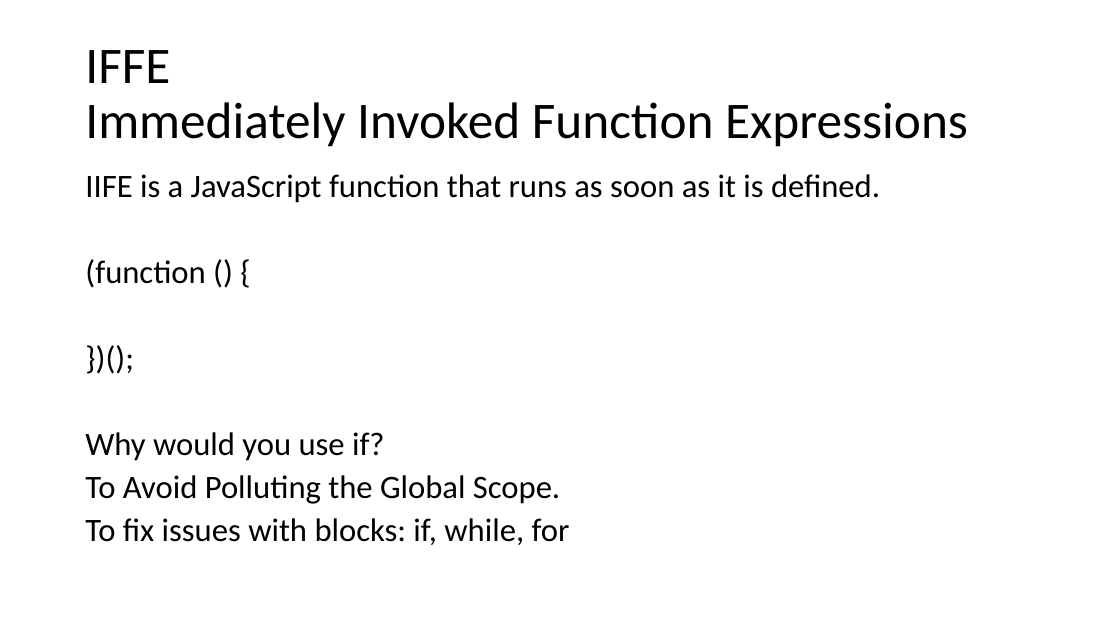
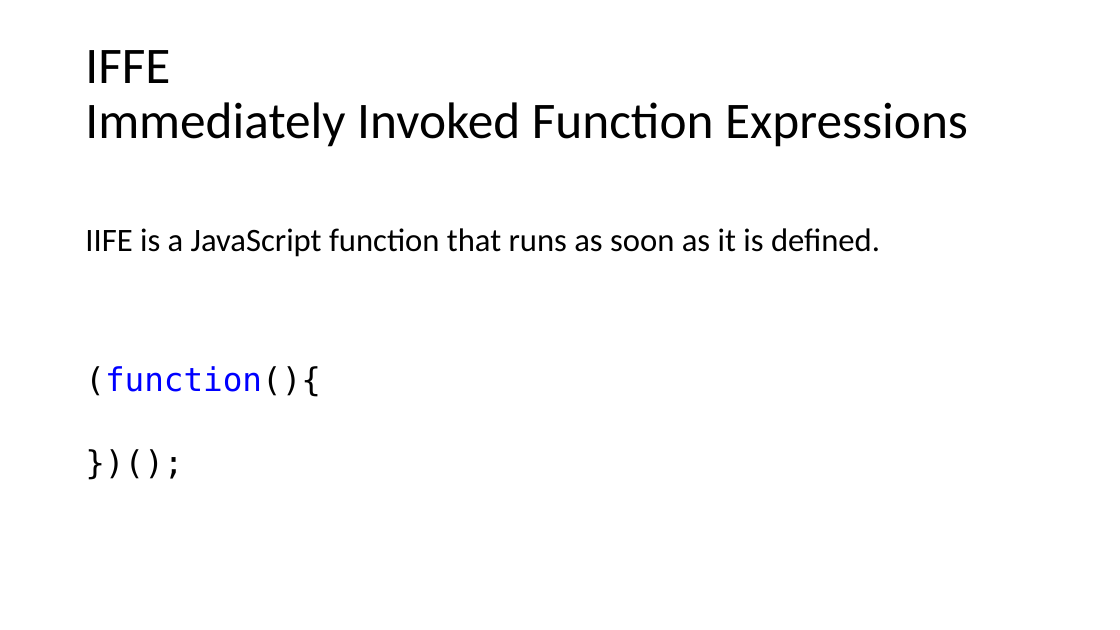
Before and after one commit to dankrz/JsTraining, a slide deck: slide 8 of JsTraining-presentation/JS Training.pptx. Drawn at 1120x630 pixels with LibreOffice and Linux fonts; fonts in the diff are those of the drawing. Boxes give left, top, right and bottom in pixels: in the first picture for what was removed or moved away, otherwise in the second. Text is boxed around its words. In the diff, an @@ line names an element or a change of style, - is before the commit and + after.

```diff
--- a/JsTraining-presentation/JS Training.pptx
+++ b/JsTraining-presentation/JS Training.pptx
@@ text at [85,228,880,257]: font Calibri to DejaVu Sans Mono in "})();"; line spacing 0.8 to 0.9 @@
@@ text at [85,366,321,397]: text changed; font Calibri to DejaVu Sans Mono; text colour #000000 to #0000FF @@
-(function () {
+(function(){
@@ text at [85,432,570,545]: paragraphs removed @@
-Why would you use if?
-To Avoid Polluting the Global Scope.
-To fix issues with blocks: if, while, for
```
Also in this commit, not shown: 11 other slides changed, 8 slides added, 2 slides removed, 13 other files.
